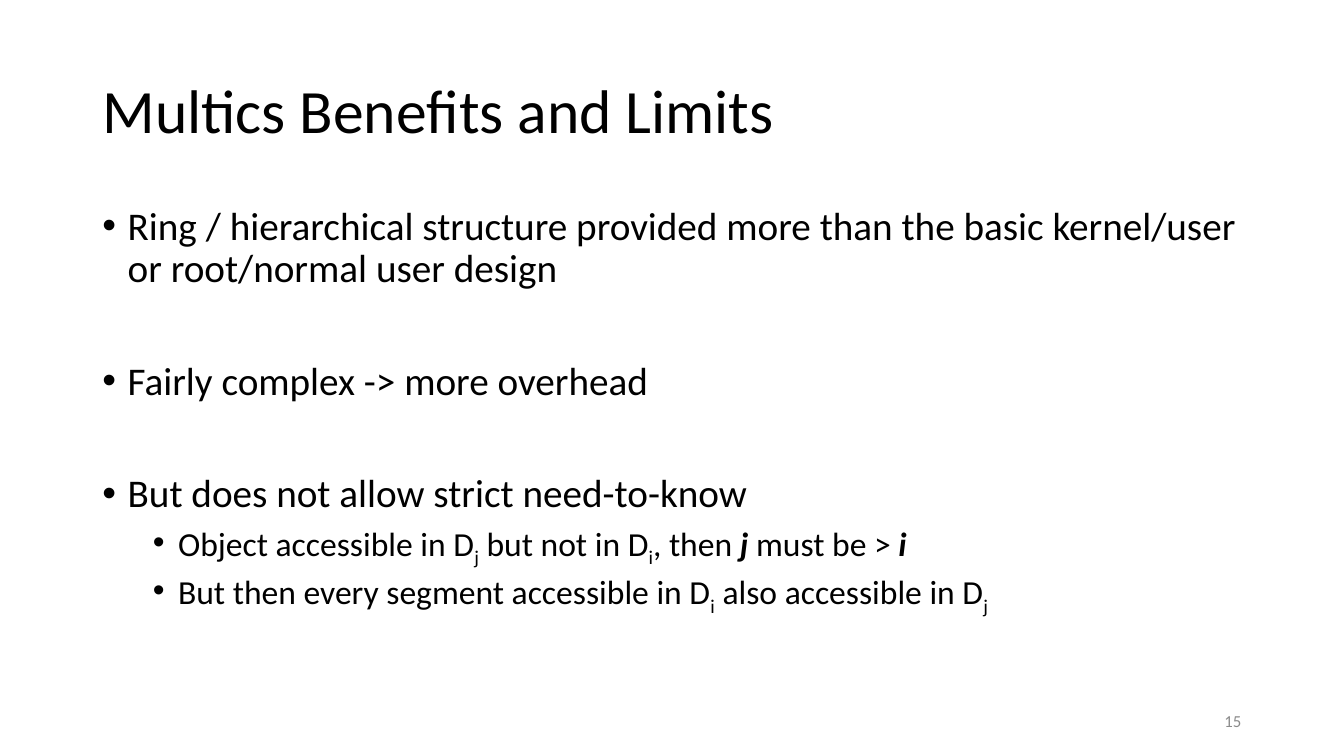
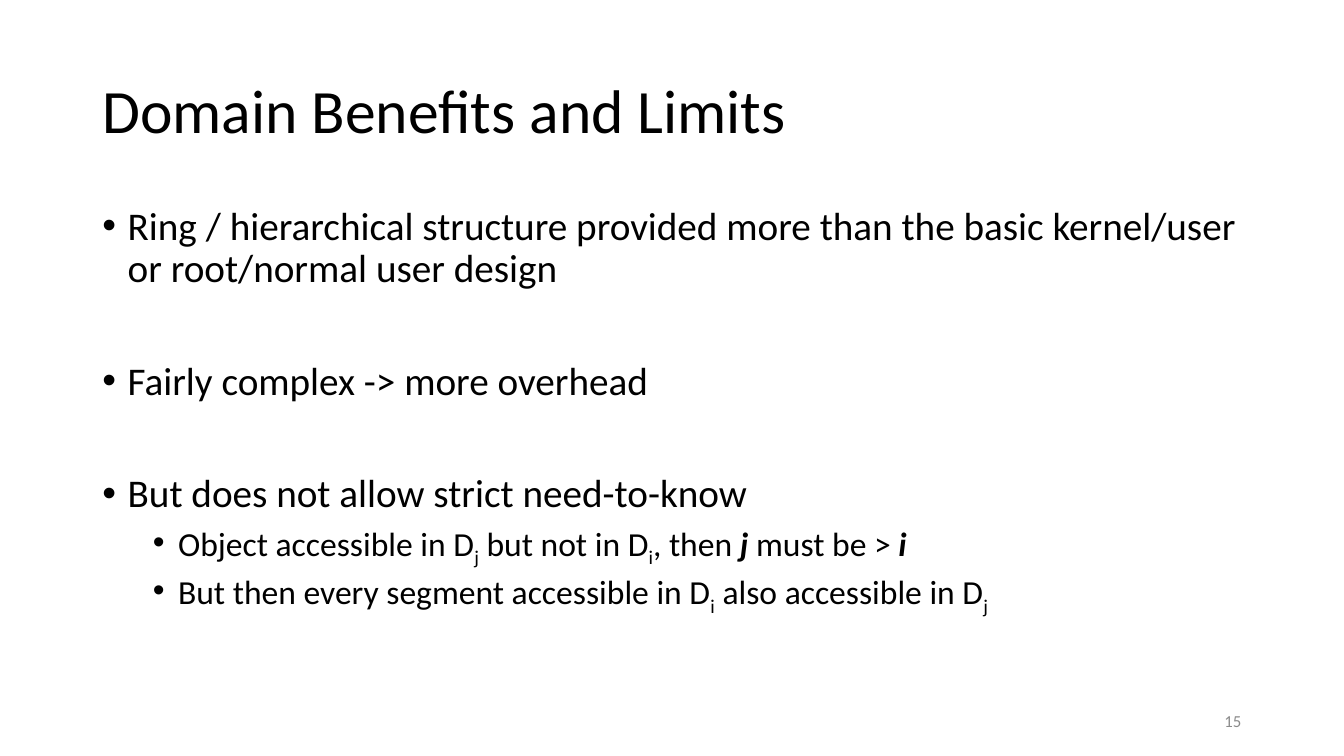
Before and after one commit to jb23lm87/OS-prednasky, a slide deck: slide 15 of OS 9 Bezpečnosť OS.pptx. Drawn at 1344x756 pixels with LibreOffice and Linux fonts; fonts in the diff are those of the drawing. Boxes give left, top, right and bottom in pixels: in the first picture for what was removed or moved away, otherwise in the second. Text is boxed around its words. In the diff, an @@ line names an element or a change of style, - is before the commit and + after.

```diff
--- a/OS 9 Bezpečnosť OS.pptx
+++ b/OS 9 Bezpečnosť OS.pptx
@@ title at <box>102,90,786,134</box>: text changed @@
-Multics Benefits and Limits
+Domain Benefits and Limits
```
Also in this commit, not shown: 1 other file.
